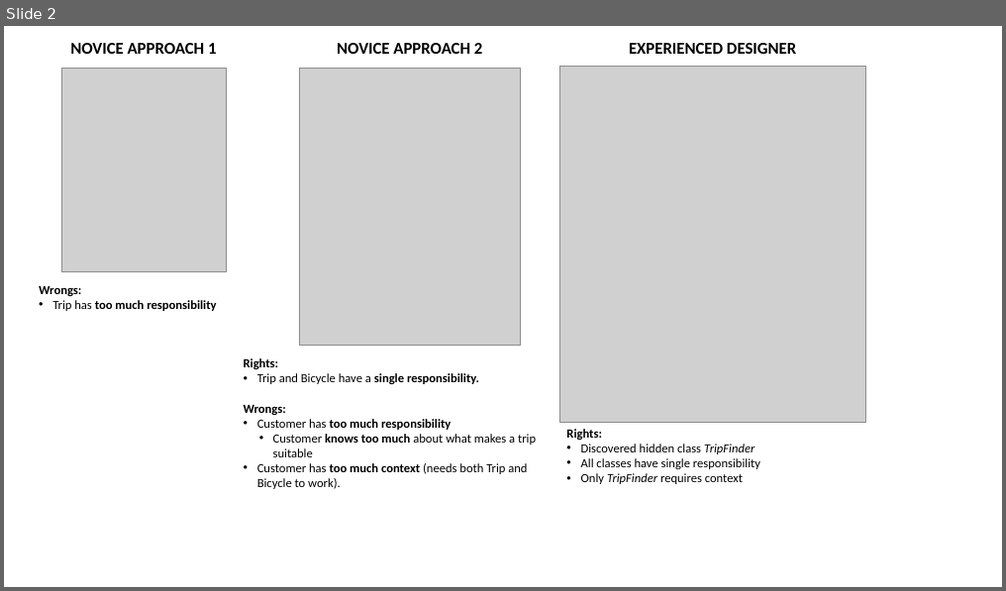
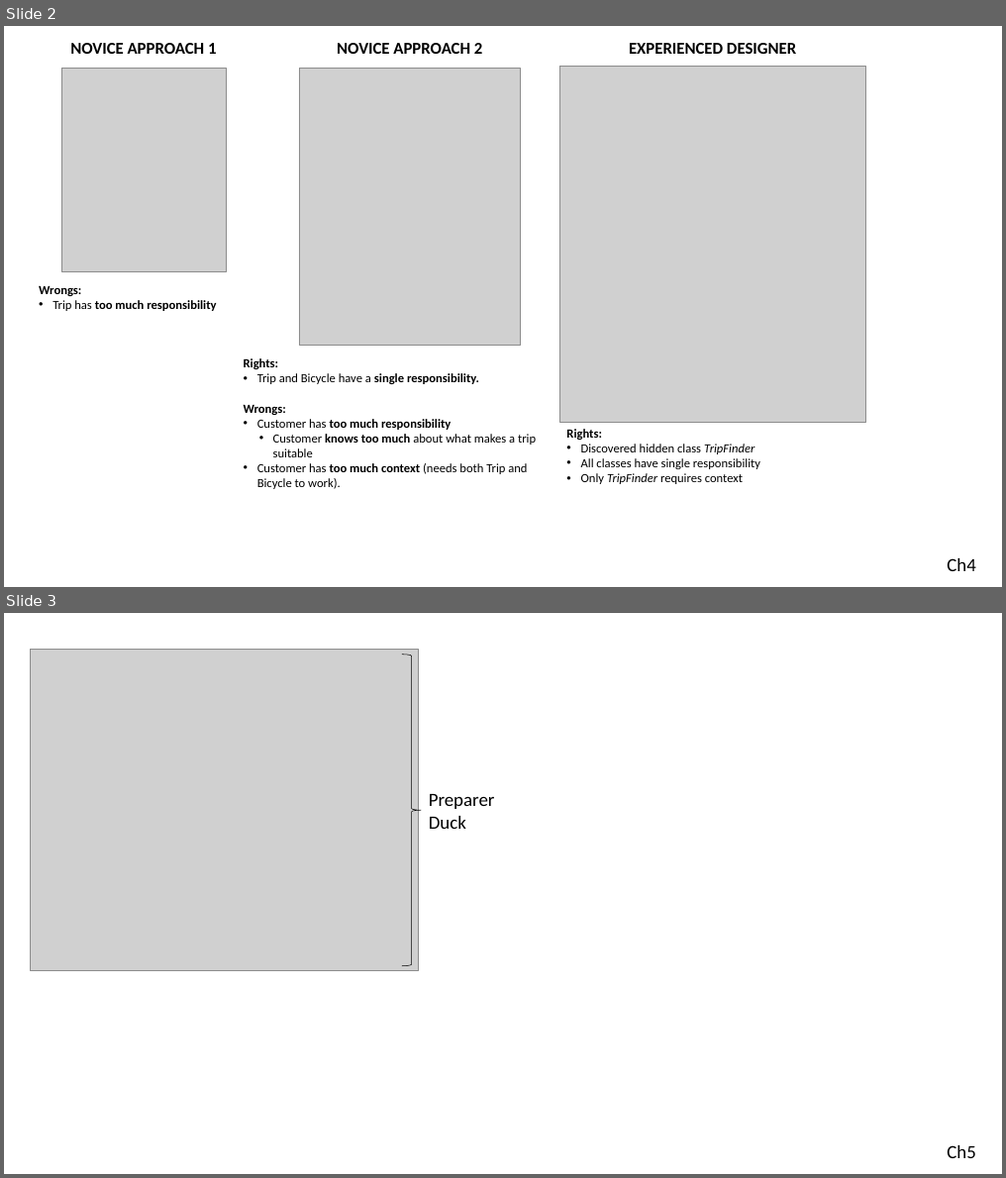
Before and after one commit to serodriguez68/poodr-notes, a slide deck: images_editables/poodr_image_editables.pptx. Shown one above the other, each under a label of ours: slide 2 before the commit, slides 2 and 3 after it. The pictures are 1006x591 and 1006x1178 pixels, drawn with LibreOffice and Linux fonts; fonts in the diff are those of the drawing; grey boxes stand for pictures. Boxes give left, top, right and bottom in pixels: in the first picture for what was removed or moved away, otherwise in the second. Text is boxed around its words. In the diff, an @@ line names an element or a change of style, - is before the commit and + after.

```diff
--- a/images_editables/poodr_image_editables.pptx
+++ b/images_editables/poodr_image_editables.pptx
@@ slide 3 added at bbox=[4, 613, 1002, 1174], background #FFFFFF @@
@@ picture added at bbox=[30, 649, 419, 970] @@
@@ right brace added at bbox=[402, 655, 422, 966], outline #000000 0.5 pt @@
@@ text added at bbox=[429, 794, 495, 829], 18 pt, text #000000 @@
+Preparer
+Duck
@@ text added at bbox=[946, 1146, 976, 1158], 18 pt, text #000000 @@
+Ch5
@@ slide 2 changed as well @@
@@ text added at bbox=[946, 559, 976, 571], 18 pt, text #000000 @@
+Ch4
```
Also in this commit, not shown: 1 other slide changed, 1 other file.
